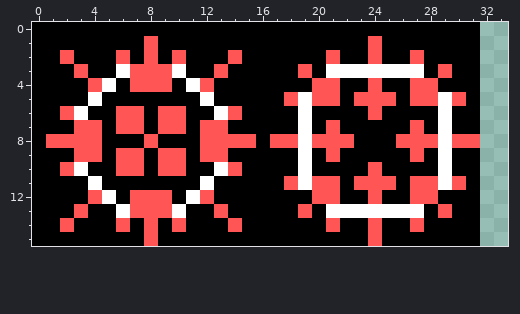
Pixel-art file: Assets/Sprites/Tiles/SpikeBall.aseprite. That is the earlier state.
48x16 pixels, 1 frame. Shown: x 0..33, y 0..15.
The same view after the edit:
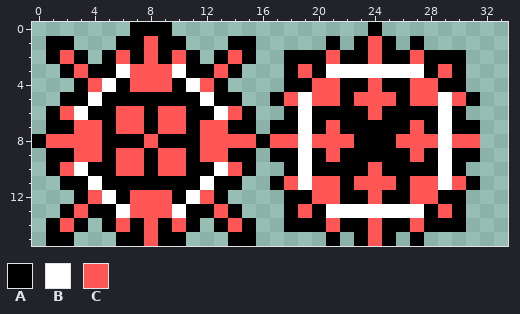
Palette (. is transparent): A #000000  B #ffffff  C #ff5555
Diff:
Layers "Outline", "Black":
The edit erases colour A in row 0 at x 0 to 6, 10 to 23 and 25 to 31; in row 1 at x 0, 3 to 5, 11 to 13, 16 to 20, 22, 26 and 28 to 31; in row 2 at x 0, 4, 12, 16 to 17 and 31; in row 3 at x 0 to 1, 15 to 17 and 31; in row 4 at x 0 to 2, 14 to 17 and 31; in row 5 at x 0 to 1 and 15 to 16.
The edit erases colour A in row 6 at x 0, 16 to 17 and 31; in row 7 at x 0 and 16; in row 9 at x 0 and 16; in row 10 at x 0, 16 to 17 and 31; in row 11 at x 0 to 1 and 15 to 16; in row 12 at x 0 to 2, 14 to 17 and 31.
The edit erases colour A in row 13 at x 0 to 1, 15 to 17 and 31; in row 14 at x 0, 4, 12, 16 to 17 and 31; in row 15 at x 0, 3 to 5, 11 to 13, 16 to 20, 22, 26 and 28 to 31.
Where, in picture pixels (left, top, right, bottom), the same in both pictures:
erased: (32, 22, 480, 246)
